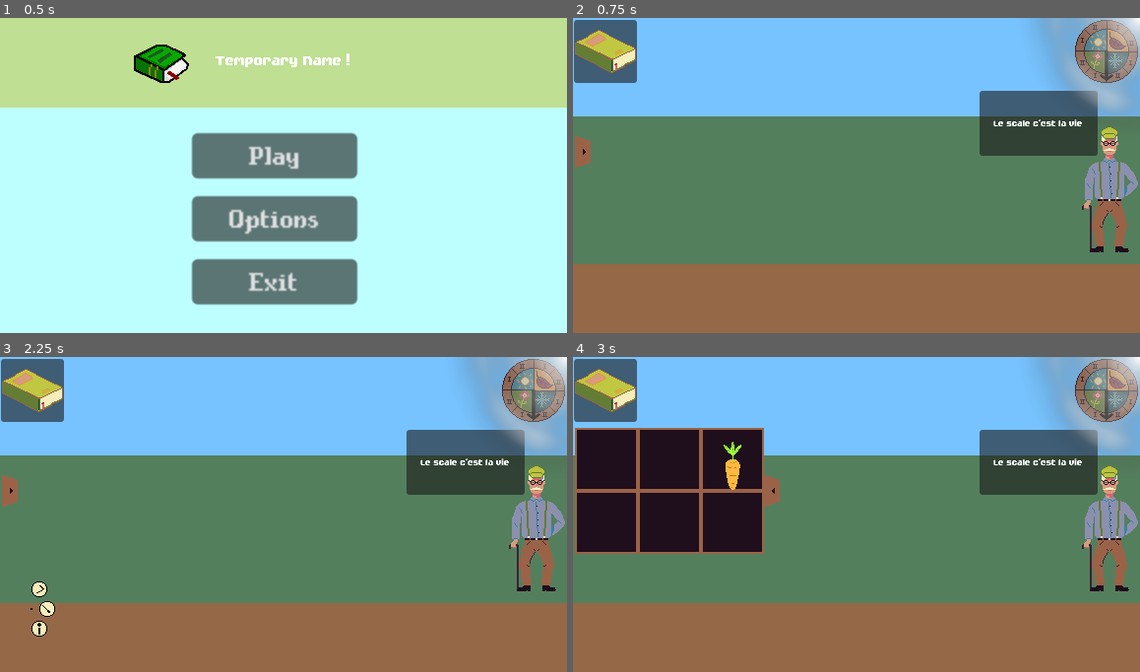
Above: before the commit, frames 1-4 (two rows, left to right).
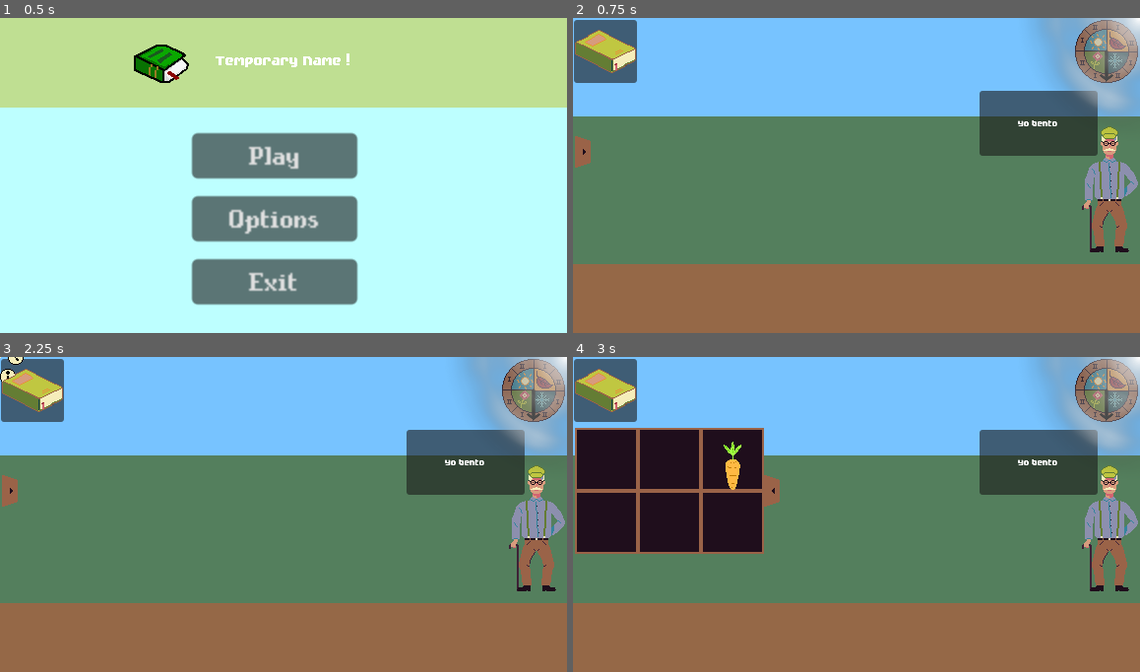
Above: after the commit, the same moments.

Repository: JustAlternate/Regenerative_Game_Jam
Game: Godot game, scene res://Scenes/menu.tscn
Two runs of this game, one before a commit and one after it. Both use one fixed random seed, a clock stepped at 60 frames per second and the inputs below. The engine's default icon, where the game draws it, is replaced by a stand-in: a white triangle on a blue panel in a dark square.
Inputs (mouse positions are in pixels of both pictures, inside the frame that each line leads up to):
- Up to frame 1 (0.5 s): no input
- Up to frame 2 (0.75 s): click "Play" at 0.5 s
- Up to frame 3 (2.25 s): click "Play" at 1.25 s; click (34, 609) at 2.02 s
- Up to frame 4 (3 s): click (590, 492) at 2.75 s

Frame 1 is identical in both runs. In frame 2, 0.2% of the frame differs, in the area x 74-90%, y 32-35%; in frame 3, 0.7%, in the area x 0-90%, y 0-89%; in frame 4, 0.2%.

Commit message:
jai plus dinspi gros

Diff:
--- a/Scenes/encyclopedia.tscn
+++ b/Scenes/encyclopedia.tscn
@@ -42,31 +42,33 @@
 offset_top = -20.0
 offset_right = -8.0
 offset_bottom = 16.0
-scale = Vector2(2, 2)
 
 [node name="Title" type="Label" parent="Book/Page_gauche"]
+texture_filter = 1
 layout_mode = 0
-offset_left = -20.0
-offset_top = -43.0
-offset_right = 64.0
-offset_bottom = -7.0
-scale = Vector2(0.35, 0.35)
+offset_left = -46.0
+offset_top = -80.0
+offset_right = 74.0
+offset_bottom = -44.0
+scale = Vector2(0.6, 0.6)
 text = "Titre page"
 label_settings = ExtResource("4_mllbh")
+horizontal_alignment = 1
 vertical_alignment = 1
 autowrap_mode = 3
 clip_text = true
 
 [node name="Item" parent="Book/Page_gauche" instance=ExtResource("5_smlq5")]
-position = Vector2(-31, -38)
+position = Vector2(-63, -70)
 
 [node name="Body" type="Label" parent="Book/Page_gauche"]
+texture_filter = 1
 layout_mode = 0
-offset_left = -40.0
-offset_top = -29.0
-offset_right = 149.0
-offset_bottom = 257.0
-scale = Vector2(0.28, 0.28)
+offset_left = -80.0
+offset_top = -53.0
+offset_right = 130.0
+offset_bottom = 261.0
+scale = Vector2(0.5, 0.5)
 text = "Bonjour aventurier bien ou quoi ?
 
 The item :
@@ -95,31 +97,33 @@
 offset_top = -20.0
 offset_right = 104.0
 offset_bottom = 16.0
-scale = Vector2(2, 2)
 
 [node name="Title" type="Label" parent="Book/Page_droite"]
+texture_filter = 1
 layout_mode = 0
-offset_left = -20.0
-offset_top = -43.0
-offset_right = 64.0
-offset_bottom = -7.0
-scale = Vector2(0.35, 0.35)
+offset_left = -46.0
+offset_top = -80.0
+offset_right = 74.0
+offset_bottom = -44.0
+scale = Vector2(0.6, 0.6)
 text = "Titre page"
 label_settings = ExtResource("4_mllbh")
+horizontal_alignment = 1
 vertical_alignment = 1
 autowrap_mode = 3
 clip_text = true
 
 [node name="Item" parent="Book/Page_droite" instance=ExtResource("5_smlq5")]
-position = Vector2(-31, -38)
+position = Vector2(-63, -70)
 
 [node name="Body" type="Label" parent="Book/Page_droite"]
+texture_filter = 1
 layout_mode = 0
-offset_left = -40.0
-offset_top = -29.0
-offset_right = 149.0
-offset_bottom = 257.0
-scale = Vector2(0.28, 0.28)
+offset_left = -80.0
+offset_top = -53.0
+offset_right = 130.0
+offset_bottom = 261.0
+scale = Vector2(0.5, 0.5)
 text = "Bonjour aventurier bien ou quoi ?
 
 The item :
--- a/Scenes/home.tscn
+++ b/Scenes/home.tscn
@@ -67,6 +67,7 @@
 
 [node name="Dialogue_grand_pere" parent="Game" instance=ExtResource("2_005re")]
 position = Vector2(546, 174)
+text = "Yo bento"
 
 [node name="seed_drawer" parent="Game" instance=ExtResource("4_fw8ti")]
 position = Vector2(2.47719, 72.0615)
--- a/Scripts/Game.gd
+++ b/Scripts/Game.gd
@@ -33,8 +33,6 @@
 	print("had")
 	var context_menu_scene = load("res://Scenes/contextual_menu.tscn")
 	var context_menu_instance = context_menu_scene.instantiate()
-	var name = "context_menu_" + str(id_new_context_menu)
-	context_menu_instance.name = name
-	tab_context_menu.append(name)
+	context_menu_instance.name = "context_menu_" + str(id_new_context_menu)
+	tab_context_menu.append("context_menu_" + str(id_new_context_menu))
 	add_child(context_menu_instance)
-	get_node(name).open_menu(get_node(name))
Not shown: 1 places in Scenes/plant_spot.tscn that only renumber resources
